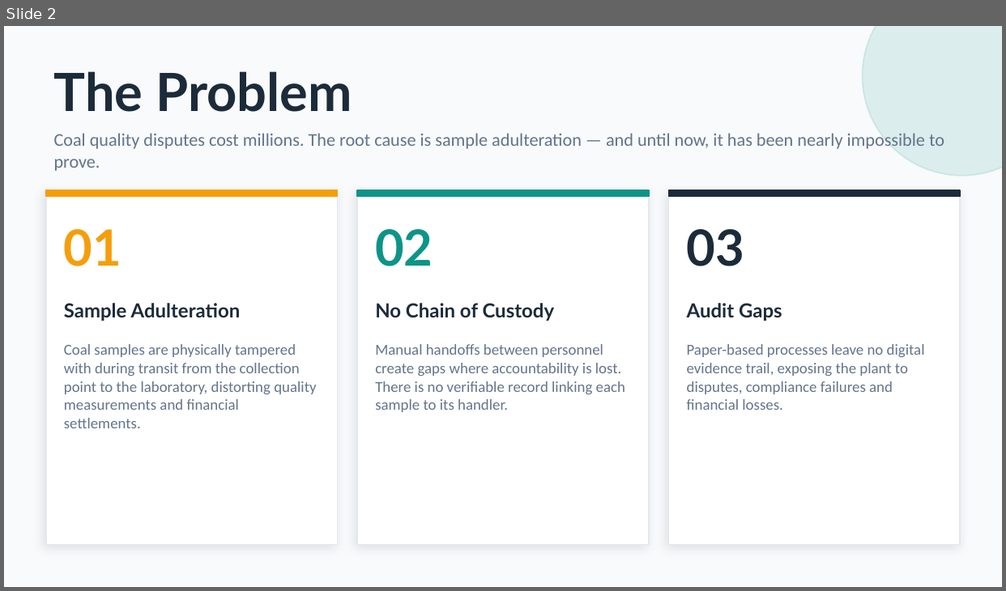
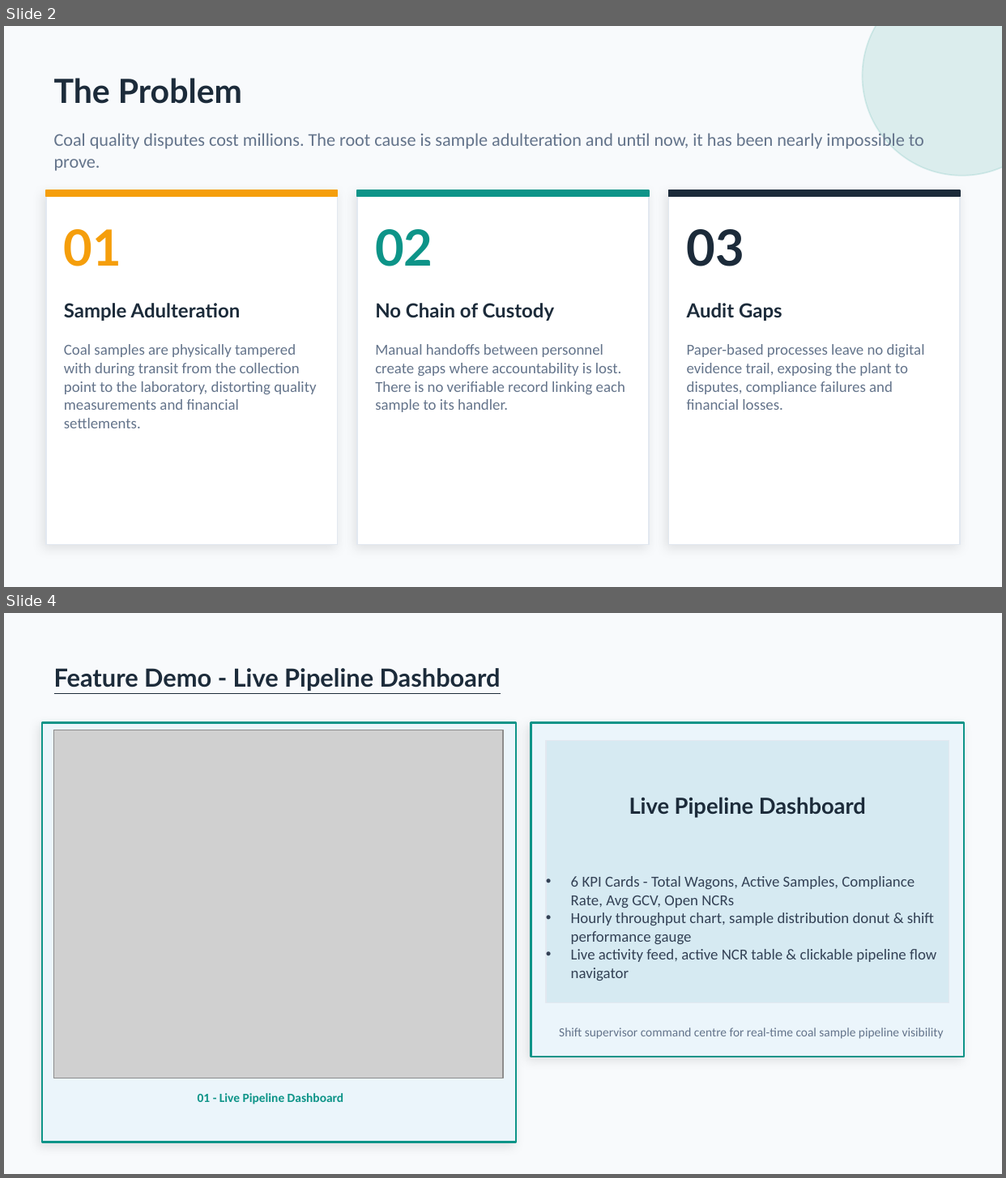
Before and after one commit to sudhansusekhar98/csaas, a slide deck: CSAAS_Presentation.pptx. Shown one above the other, each under a label of ours: slide 2 before the commit, slides 2 and 4 after it; the slides between them are not shown. The pictures are 1006x591 and 1006x1178 pixels, drawn with LibreOffice and Linux fonts; fonts in the diff are those of the drawing; grey boxes stand for pictures. Boxes give left, top, right and bottom in pixels: in the first picture for what was removed or moved away, otherwise in the second. Text is boxed around its words. In the diff, an @@ line names an element or a change of style, - is before the commit and + after.

```diff
--- a/CSAAS_Presentation.pptx
+++ b/CSAAS_Presentation.pptx
@@ slide 4 added at <box>4,613,1002,1174</box>, background #F8FAFC @@
@@ text added at <box>54,668,501,691</box>, 18 pt, text #1C2B3A, bold, underline @@
+Feature Demo - Live Pipeline Dashboard
@@ rectangle added at <box>42,723,516,1143</box>, fill #EBF5FB, outline #0D9488 1.5 pt @@
@@ picture added at <box>54,730,503,1078</box> @@
@@ rectangle added at <box>530,723,964,1057</box>, fill #EBF5FB, outline #0D9488 1.5 pt @@
@@ rectangle added at <box>546,741,949,1003</box>, fill #D6EAF2, outline #E2E8F0 1 pt @@
@@ text added at <box>629,797,866,818</box>, 16 pt, text #1C2B3A, bold @@
+Live Pipeline Dashboard
@@ text added at <box>571,876,936,981</box>, 11 pt, text #334155 @@
+• 6 KPI Cards - Total Wagons, Active Samples, Compliance Rate, Avg GCV, Open NCRs
+• Hourly throughput chart, sample distribution donut & shift performance gauge
+• Live activity feed, active NCR table & clickable pipeline flow navigator
@@ text added at <box>559,1028,944,1039</box>, 9 pt, text #64748B @@
+Shift supervisor command centre for real-time coal sample pipeline visibility
@@ text added at <box>198,1093,343,1105</box>, 9 pt, text #0D9488, bold @@
+01 - Live Pipeline Dashboard
@@ slide 2 changed as well @@
@@ text "The Problem" at <box>54,78,242,104</box>: size 38 to 24 pt @@
@@ text at <box>54,130,924,171</box>: text changed @@
-Coal quality disputes cost millions. The root cause is sample adulteration — and until now, it has been nearly impossible to prove.
+Coal quality disputes cost millions. The root cause is sample adulteration and until now, it has been nearly impossible to prove.
```
Also in this commit, not shown: 6 other slides changed, 6 other slides added, 1 slide removed, 4 other files.
